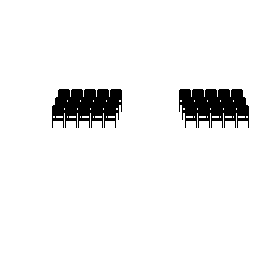
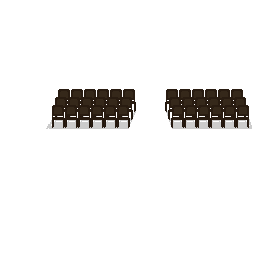
Layered file, before and after one edit (256×256). Changes by layer:
removed group "Theater" (7 layers) over [46, 89, 252, 129]
removed layer "Chairs" from group "Theater" over [52, 89, 249, 128]
added layer "Layer 2" above "Layer 1" over [52, 89, 249, 128]
added layer "Layer 1" above "Background" over [46, 89, 252, 129]
